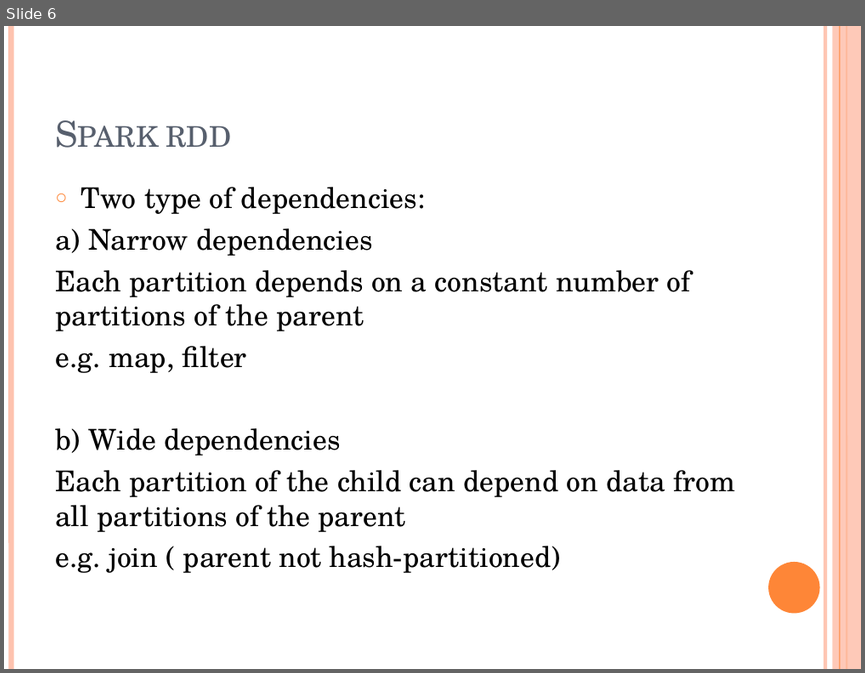
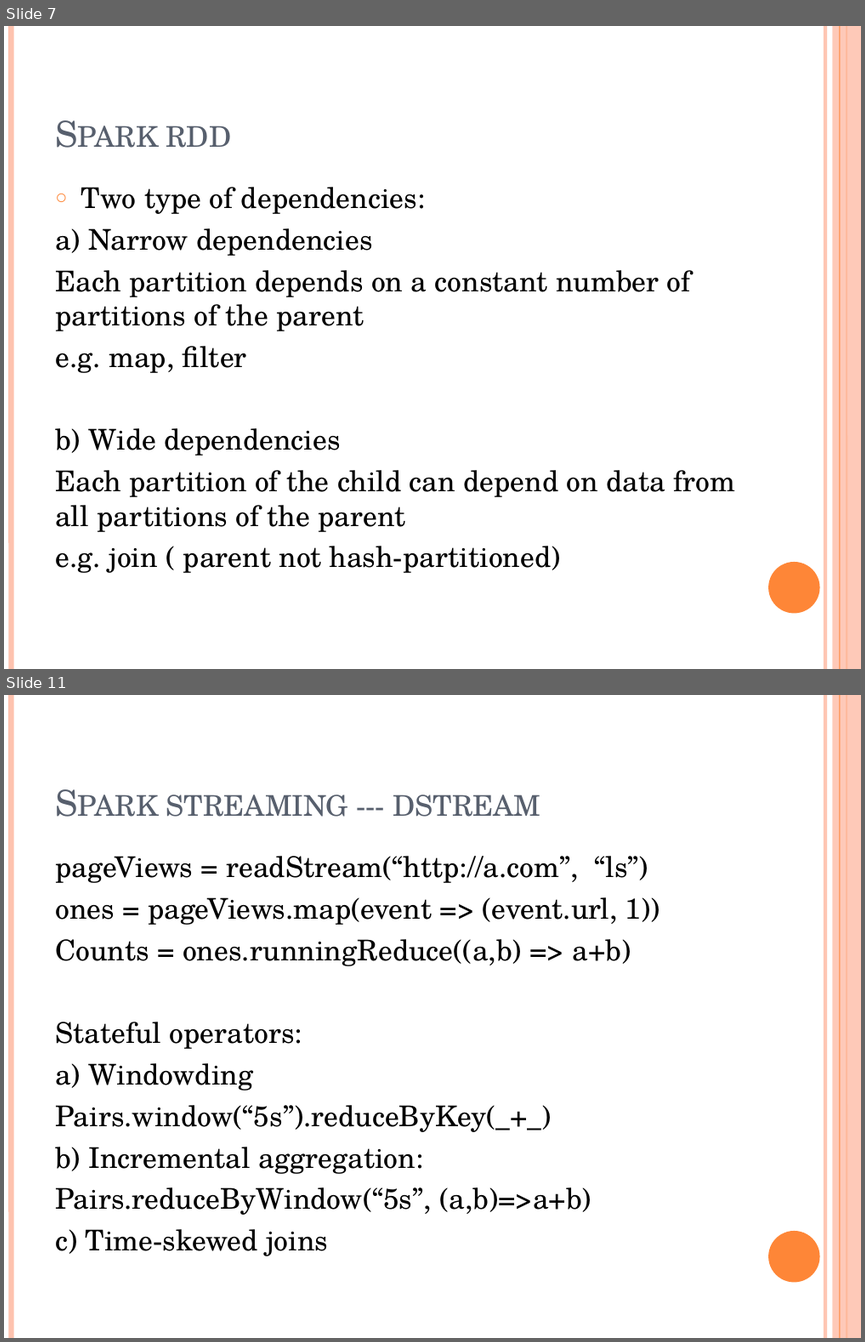
Before and after one commit to snowman1985/mypractice, a slide deck: Spark_学习分享.pptx. Shown one above the other, each under a label of ours: slide 6 before the commit, slides 7 and 11 after it; the slides between them are not shown. The pictures are 865x673 and 865x1342 pixels, drawn with LibreOffice and Linux fonts; fonts in the diff are those of the drawing. Boxes give left, top, right and bottom in pixels: in the first picture for what was removed or moved away, otherwise in the second. Text is boxed around its words. In the diff, an @@ line names an element or a change of style, - is before the commit and + after.

Commit message:
spark learning ppt update

```diff
--- a/Spark_学习分享.pptx
+++ b/Spark_学习分享.pptx
@@ slide 11 added at [4,695,861,1338], background #FFFFFF; not listed: 6 template elements that a slide beside it also shows @@
@@ title added at [166,794,540,817], 30 pt, text #575F6D, small capitals @@
+Spark streaming --- dstream
@@ text added at [55,856,660,1256], 24 pt, text #000000 @@
+pageViews = readStream(“http://a.com”, “ls”)
+ones = pageViews.map(event => (event.url, 1))
+Counts = ones.runningReduce((a,b) => a+b)
+Stateful operators:
+a) Windowding
+Pairs.window(“5s”).reduceByKey(_+_)
+b) Incremental aggregation:
+Pairs.reduceByWindow(“5s”, (a,b)=>a+b)
+c) Time-skewed joins
@@ what was slide 6 is now slide 7 @@
```
Also in this commit, not shown: 2 slides changed, 3 other slides added.
